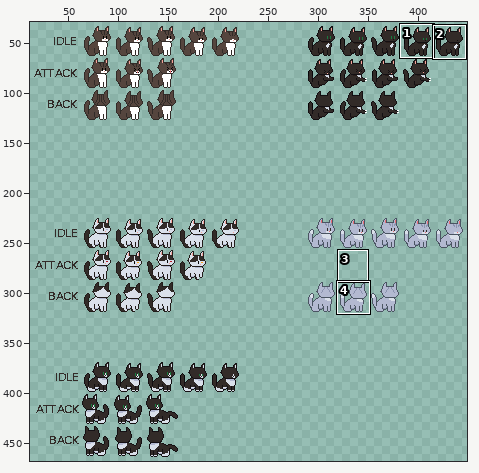
Two states of a sprite sheet, Assets/Cats/SpriteSheet.png. The first picture is a wide view before the edit; the outline marks the close-up.
Close-up. Before:
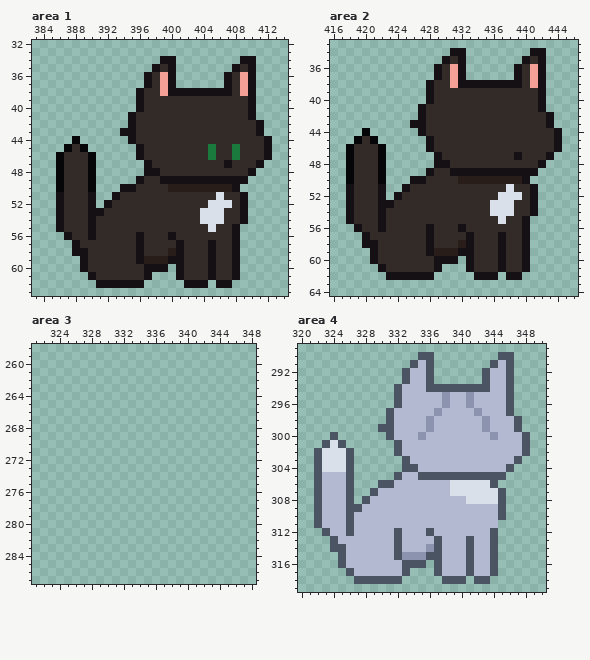
The file is 640x640 pixels. Shown: area 1: x 383..414, y 32..63; area 2: x 416..446, y 33..64; area 3: x 321..348, y 258..287; area 4: x 320..350, y 289..319. The wide view leaves out empty margins. The commit also changed other parts of the picture, which this record leaves out.
Once edited:
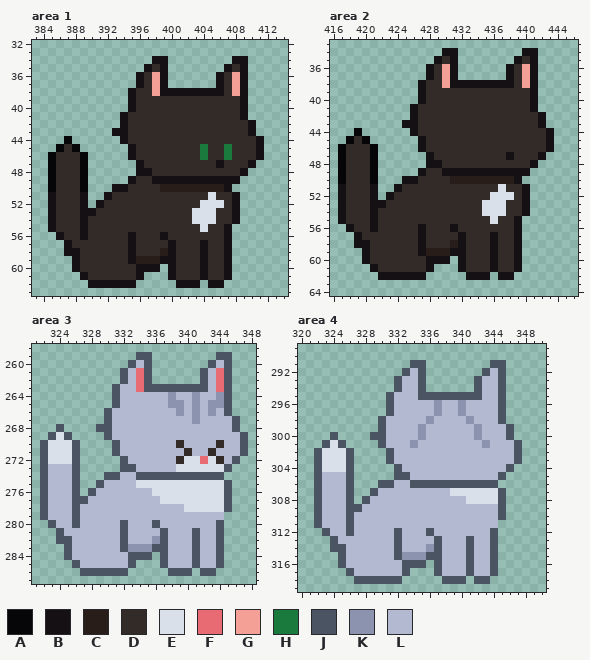
Palette (. is transparent): A #060608  B #141013  C #281d19  D #322b28  E #dae0ea  F #e86a73  G #f5a097  H #1a7a3e  J #4a5462  K #8b93af  L #b3b9d1
Changes in this commit:
Changed rows in their new state; - is an unchanged pixel.
Area 1:
first column x 385:
34 -------------B-.-------B-.--
35 ------------BDB.------BDB.--
36 -----------BDGB.-----BDGB.--
37 -----------BDGB.-----BDGB.--
38 ----------BD-GB-------DGB.--
39 ----------BD------------B.--
40 ----------BD------------B.--
41 ---------BD-------------B.--
42 ---------BD--------------B.-
43 --------B-D--------------B.-
44 --A.-----BD---------------B.
45 -ADA.-----BD-------HD-HD--B.
46 AD--A.----BD-------HD-HD--B.
47 AD--A.-----BD--------BD--B.-
48 AD--A.-----B-D----------B.--
49 AD--A.----BD-B----------.---
50 AD--A.--B-D---C-------B.----
51 BD--B.-BD-----------ED-B.---
52 BD--B.BD-----------E--DB.---
53 BD--B-D-----------E--D-B.---
54 BD--BD------------E--D-B.---
55 BD--BD-------------ED-B.----
56 -BD-BD----BD--BD------B.----
57 --BD------BD---BD--BD-B.----
58 --B-D-----BD--CBD--BD-B.----
59 ---BD-----BC--B-D--BD-B.----
60 ---BD------B--.BD--BD-B.----
61 ----BD-----B.--BD--BD-B.----
62 -----B-----.----B--.B-.-----
Area 2:
first column x 417:
34 -------------B-.-------B-.--
35 ------------BDB.------BDB.--
36 -----------BDGB.-----BDGB.--
37 -----------BDGB.-----BDGB.--
38 ----------BD-GB-------DGB.--
39 ----------BD------------B.--
40 ----------BD------------B.--
41 ---------BD-------------B.--
42 ---------BD--------------B.-
43 --------B-D--------------B.-
44 --A.-----BD---------------B.
45 -ADA.-----BD--------------B.
46 AD--A.----BD--------------B.
47 AD--A.-----BD--------BD--B.-
48 AD--A.-----B-D----------B.--
49 AD--A.----BD-B----------.---
50 AD--A.--B-D---C-------B.----
51 BD--B.-BD-----------ED-B.---
52 BD--B.BD-----------E--DB.---
53 BD--B-D-----------E--D-B.---
54 BD--BD------------E--D-B.---
55 BD--BD-------------ED-B.----
56 -BD-BD----BD--BD------B.----
57 --BD------BD---BD--BD-B.----
58 --B-D-----BD--CBD--BD-B.----
59 ---BD-----BC--B-D--BD-B.----
60 ---BD------B--.BD--BD-B.----
61 ----BD-----B.--BD--BD-B.----
62 -----B-----.----B--.B-.-----
Area 3:
first column x 322:
259 ------------JJ--------JJ--
260 -----------JLJ-------JLJ--
261 ----------JLFJ------JLFJ--
262 ----------JLFJ------JLFJ--
263 ---------JLLFJJJJJJJJLFJ--
264 ---------JLLLLLLKLLKLLKJ--
265 ---------JLLLLLLKKLKLKKJ--
266 --------JLLLLLLLLKLKLKLJ--
267 --------JLLLLLLLLLLKLLLLJ-
268 --J----JJLLLLLLLLLLLLLLLJ-
269 -JEJ----JLLLLLLLLLLLLLLLLJ
270 JEEEJ----JLLLLLLLDLLLLDLLJ
271 JEEEJ----JLLLLLLLLDLLDLLLJ
272 JEEEJ-----JLLLLLLDEEFEDLJ-
273 JLLLJ-----JJLLLLLEEEEEEJ--
274 JLLLJ---JJLLJJJJJJJJJJJ---
275 JLLLJ--JLLLLEEEEEEEEEEEJ--
276 JLLLJ-JLLLLLLLEEEEEEEEEJ--
277 JLLLJJLLLLLLLLLEEEEEEEEJ--
278 JLLLJLLLLLLLLLLLLLEEEEEJ--
279 JLLLJLLLLLLLLLLLLLLLLLL---
280 -JLLJLLLLLJLLLJLLLLLLLJ---
281 --JLLLLLLLJLLLLJLLLJLLJ---
282 --JJLLLLLLJLLLKJLLLJLLJ---
283 ---JLLLLLLJKKKJJLLLJLLJ---
284 ---JLLLLLLLJJJ-JLLLJLLJ---
285 ----JLLLLLLJ---JLLLJLLJ---
286 -----JJJJJJ-----JJJ-JJ----
Area 4:
first column x 329:
290 ------..--------..--
291 ------J.--------J.--
292 ------J.--------J.--
293 ---JL-J.-----JL-J.--
294 ------J......-L-J.--
295 --JL--JJJJJJJJ--J.--
296 --JL----KL-KL---J.--
297 -----------K-L--J.--
298 -JL---------K-L-J..-
299 --L---KL-----KL--J.-
300 JJL----------K-L-J..
301 -JLL-K--------K---J.
302 --JL--------------J.
303 --JLL---------------
304 ---JLL--------------
305 ----J-LLLLLLLLLL----
306 -----JJJJJJJJJJ-----
Changed places in both close-ups, as pixel boxes (x1, y1, x2, y2):
changed: (48, 56, 272, 288)
changed: (338, 48, 562, 280)
added: (40, 352, 248, 576)
changed: (370, 352, 530, 488)
